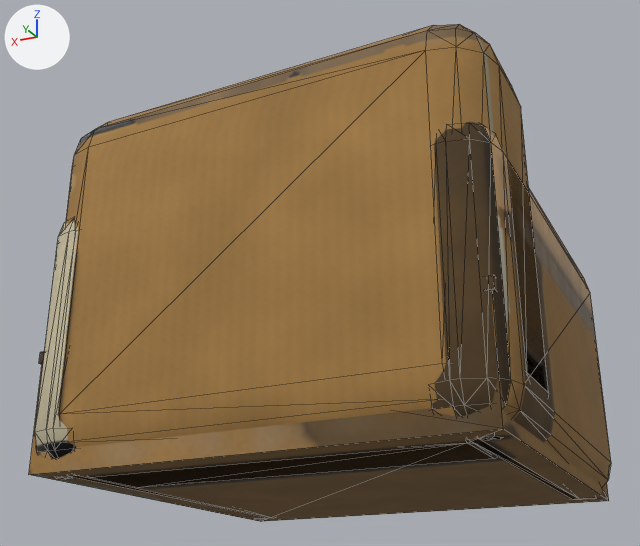
An edit to the FBX model art/house/v2/fbx/H_Armchair_Mustard.fbx, drawn before and after from the same camera.
Before and after are seen from a camera (50 mm lens) standing at (-3.47, 7.47, -1.2) and looking at (0.14, 0.23, 2.06). Every picture has the same lights, and +X, +Y and +Z are marked at upper left. The older version comes first. Mesh edges are drawn as thin lines.

Names of what the first picture shows: 'H_Armchair_Mustard'.
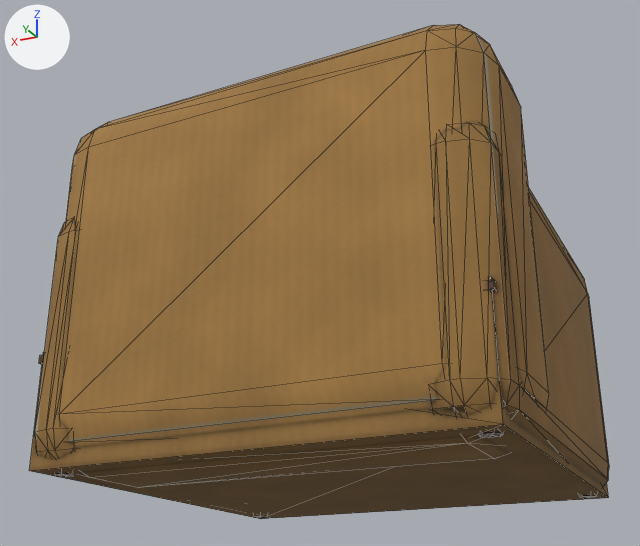
What differs and where, as boxes [x1, y1, x2, y2] in the pictures (640 x 546 px; the box of a moved part takes in the faces that stretch with it):
'H_Armchair_Mustard', reshaped: before [29, 24, 611, 522]; after [29, 24, 609, 519]
part 1 of me_h_armchair_mustard, moved or reshaped: before [39, 275, 495, 363]; after [39, 279, 495, 363]
part 2 of me_h_armchair_mustard, moved or reshaped: before [481, 436, 502, 441]; after [479, 431, 504, 438]
part 3 of me_h_armchair_mustard, moved or reshaped: before [600, 483, 609, 500]; after [603, 483, 609, 498]
part 4 of me_h_armchair_mustard, moved or reshaped: before [402, 290, 609, 501]; after [414, 276, 608, 497]
part 5 of me_h_armchair_mustard, moved or reshaped: before [260, 429, 608, 522]; after [261, 425, 608, 519]
part 6 of me_h_armchair_mustard, moved or reshaped: before [29, 364, 502, 521]; after [29, 352, 503, 519]
part 7 of me_h_armchair_mustard, moved or reshaped (not visible afterwards): before [471, 439, 579, 500]
part 8 of me_h_armchair_mustard, moved or reshaped (not visible afterwards): before [72, 476, 270, 518]
part 9 of me_h_armchair_mustard, moved or reshaped (not visible before): after [591, 317, 609, 472]
part 10 of me_h_armchair_mustard, moved or reshaped: before [529, 189, 590, 291]; after [529, 189, 607, 451]
part 11 of me_h_armchair_mustard, moved or reshaped: before [511, 293, 611, 480]; after [506, 293, 608, 480]
part 12 of me_h_armchair_mustard, moved or reshaped: before [491, 136, 590, 385]; after [484, 126, 587, 385]
part 13 of me_h_armchair_mustard, surface changed: [29, 33, 609, 518] in both

The edits, one by one:
me_h_armchair_mustard has 416 vertices, 792 faces and spans x -2.1..2.1, y -2.0..2.0, z 0.0..3.4.
me_h_armchair_mustard is used by ob_h_armchair_mustard; location (0.0, 0.0, 0.0).
me_h_armchair_mustard part 1: the 1 vertex in x 2.02, y 1.92, z 1.05 is moved by (0.0, 0.0, -0.03).
me_h_armchair_mustard part 2: 7 of the vertices in x -1.93..-1.77, y 1.58..1.72, z 0.0 are moved by (0.0, 0.0, 0.02).
me_h_armchair_mustard part 3: the 1 vertex in x -2.0, y -1.9, z 0.0 is moved by (0.0, 0.0, 0.03).
me_h_armchair_mustard part 4: the 1 vertex in x -2.0, y 1.9, z 0.0 is moved by (0.0, 0.0, 0.03).
me_h_armchair_mustard part 5: the 1 vertex in x 2.0, y -1.9, z 0.0 is moved by (0.0, 0.0, 0.03).
me_h_armchair_mustard part 6: the 1 vertex in x 2.0, y 1.9, z 0.0 is moved by (0.0, 0.0, 0.03).
me_h_armchair_mustard part 7: all 2 vertices in x -1.77..-1.69, y 1.67, z 0.0 are moved by (0.0, 0.0, 0.06).
me_h_armchair_mustard part 8: all 2 vertices in x 1.69..1.77, y 1.67, z 0.0 are moved by (0.0, 0.0, 0.06).
me_h_armchair_mustard part 9: the 1 vertex in x -2.1, y -1.67, z 0.33 is moved by (0.03, 0.0, 0.0).
me_h_armchair_mustard part 10: the 1 vertex in x -2.1, y -1.67, z 2.12 is moved by (0.03, 0.0, 0.0).
me_h_armchair_mustard part 11: the 1 vertex in x -2.1, y 1.67, z 0.33 is moved by (0.03, 0.0, 0.0).
me_h_armchair_mustard part 12: the 1 vertex in x -2.1, y 1.67, z 2.12 is moved by (0.03, 0.0, 0.0).
me_h_armchair_mustard part 13: 461 kept faces spanning x -2.1..2.1, y -2.0..2.0, z 0.02..3.34 get new texture (UV) coordinates.
